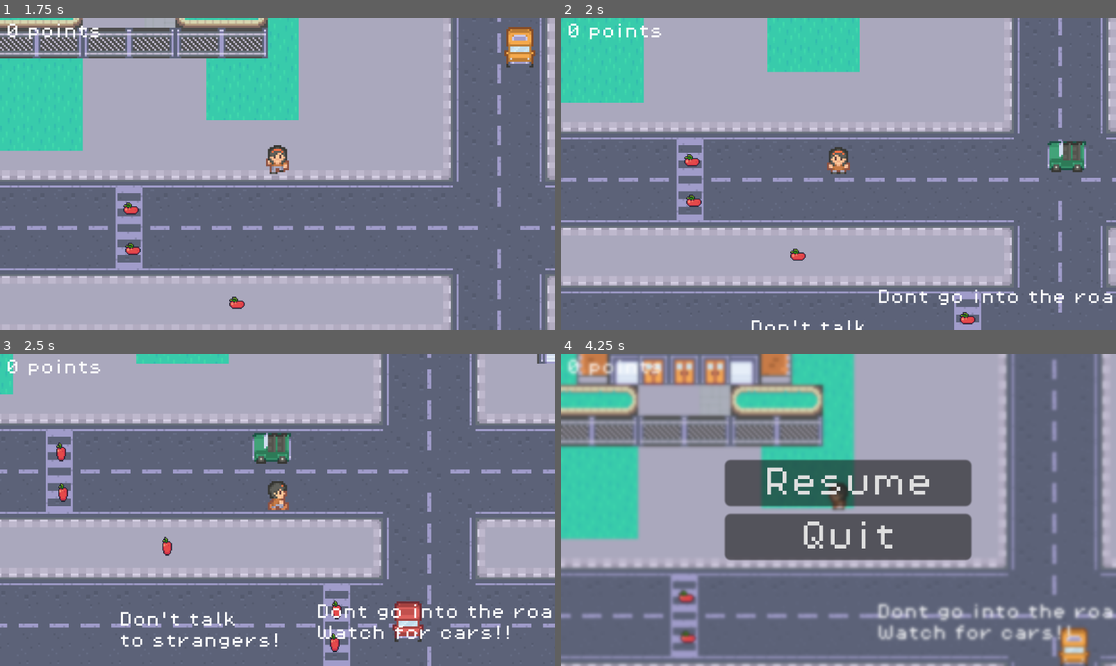
Above: before the commit, frames 1-4 (two rows, left to right).
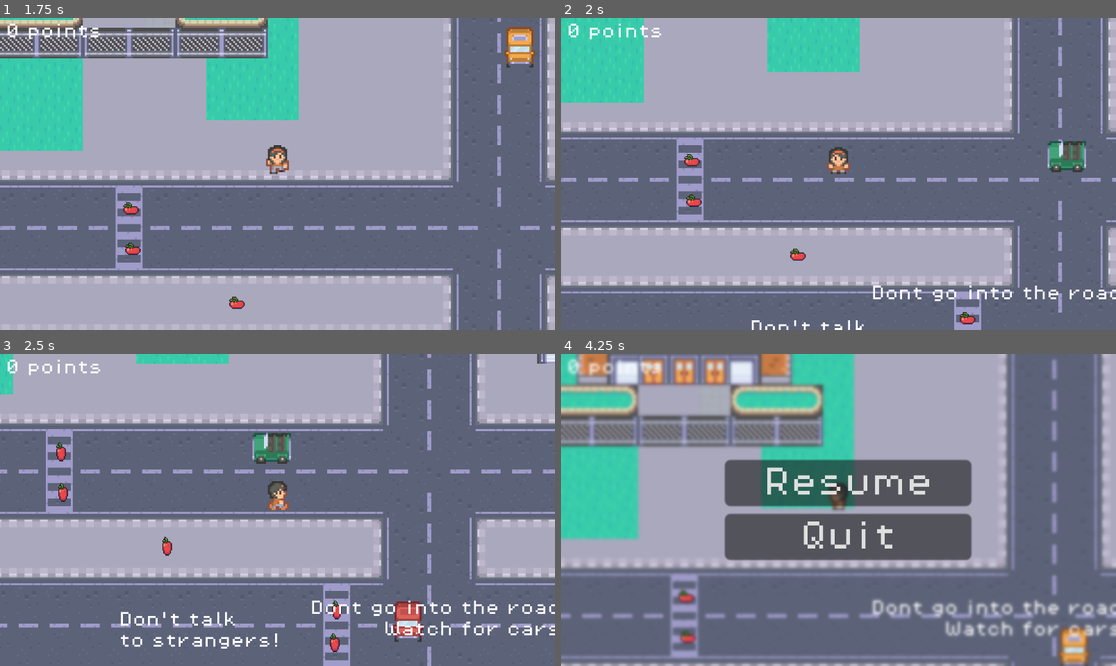
Above: after the commit, the same moments.

Repository: sapatel8/CitySafetyGame
Game: Godot game, scene res://scenes/level4.tscn
Same seed, same stepped clock (60 frames per second), same inputs: the game is played once before the commit and once after it. This scene is started directly instead of the project's main scene.
Inputs:
- Up to frame 1 (1.75 s): hold D (walking_right) 0.53-1.28 s; hold S (walking_down) from 1.28 s (still down)
- Up to frame 2 (2 s): keep holding S (walking_down)
- Up to frame 3 (2.5 s): release S (walking_down) at 2.03 s; hold D (walking_right) from 2.03 s (still down)
- Up to frame 4 (4.25 s): release D (walking_right) at 2.78 s; hold W (walking_up) 2.78-3.53 s; hold A (walking_left) from 3.53 s (still down); tap Escape (pause) at 4.15 s

Frame 1 is identical in both runs. In frame 2, 0.8% of the frame differs, in the area x 56-100%, y 85-92%; in frame 3, 1.5%; in frame 4, 2.5%, in the area x 55-100%, y 78-92%.

Commit message:
implemented end screen stats

Diff:
--- a/city-safety-game/project.godot
+++ b/city-safety-game/project.godot
@@ -18,6 +18,7 @@
 [autoload]
 
 AudioManager="*res://scripts/audio_manager.gd"
+Global="*res://scripts/global_var.gd"
 
 [input]
 
--- a/city-safety-game/scenes/apple.tscn
+++ b/city-safety-game/scenes/apple.tscn
@@ -1,7 +1,8 @@
-[gd_scene load_steps=19 format=3 uid="uid://dmmew0htxs5ah"]
+[gd_scene load_steps=20 format=3 uid="uid://dmmew0htxs5ah"]
 
 [ext_resource type="Texture2D" uid="uid://bnxd2lxlwnuqt" path="res://assets/Food/Apple.png" id="1_d0spr"]
 [ext_resource type="Script" uid="uid://5ryc0akafsah" path="res://scripts/apple.gd" id="1_ir1en"]
+[ext_resource type="AudioStream" uid="uid://b786ip4rx1vop" path="res://assets/sounds/crunch-munch-100545.mp3" id="3_3dmh2"]
 
 [sub_resource type="AtlasTexture" id="AtlasTexture_3vu41"]
 atlas = ExtResource("1_d0spr")
@@ -116,6 +117,30 @@
 "transitions": PackedFloat32Array(1),
 "update": 1,
 "values": [true]
+}
+tracks/2/type = "value"
+tracks/2/imported = false
+tracks/2/enabled = false
+tracks/2/path = NodePath("../AudioStreamPlayer2D:playing")
+tracks/2/interp = 1
+tracks/2/loop_wrap = true
+tracks/2/keys = {
+"times": PackedFloat32Array(0),
+"transitions": PackedFloat32Array(1),
+"update": 1,
+"values": [true]
+}
+tracks/3/type = "value"
+tracks/3/imported = false
+tracks/3/enabled = false
+tracks/3/path = NodePath("../AudioStreamPlayer2D:stream_paused")
+tracks/3/interp = 1
+tracks/3/loop_wrap = true
+tracks/3/keys = {
+"times": PackedFloat32Array(0),
+"transitions": PackedFloat32Array(1),
+"update": 1,
+"values": [false]
 }
 
 [sub_resource type="Animation" id="Animation_d0spr"]
@@ -144,6 +169,30 @@
 "update": 1,
 "values": [false]
 }
+tracks/2/type = "value"
+tracks/2/imported = false
+tracks/2/enabled = true
+tracks/2/path = NodePath("../AudioStreamPlayer2D:playing")
+tracks/2/interp = 1
+tracks/2/loop_wrap = true
+tracks/2/keys = {
+"times": PackedFloat32Array(0.133333),
+"transitions": PackedFloat32Array(1),
+"update": 1,
+"values": [true]
+}
+tracks/3/type = "value"
+tracks/3/imported = false
+tracks/3/enabled = true
+tracks/3/path = NodePath("../AudioStreamPlayer2D:stream_paused")
+tracks/3/interp = 1
+tracks/3/loop_wrap = true
+tracks/3/keys = {
+"times": PackedFloat32Array(1),
+"transitions": PackedFloat32Array(1),
+"update": 1,
+"values": [true]
+}
 
 [sub_resource type="AnimationLibrary" id="AnimationLibrary_fwpdb"]
 _data = {
@@ -171,4 +220,8 @@
 &"": SubResource("AnimationLibrary_fwpdb")
 }
 
+[node name="AudioStreamPlayer2D" type="AudioStreamPlayer2D" parent="."]
+stream = ExtResource("3_3dmh2")
+volume_db = 6.16
+
 [connection signal="body_entered" from="." to="." method="_on_body_entered"]
--- /dev/null
+++ b/city-safety-game/scenes/audio_manager.tscn
@@ -0,0 +1,6 @@
+[gd_scene load_steps=2 format=3 uid="uid://kcru3jcjlold"]
+
+[ext_resource type="Script" uid="uid://dmc6070r1gabm" path="res://scripts/audio_manager.gd" id="1_8qd8g"]
+
+[node name="AudioManager" type="Node"]
+script = ExtResource("1_8qd8g")
--- a/city-safety-game/scenes/control.tscn
+++ b/city-safety-game/scenes/control.tscn
@@ -1,10 +1,9 @@
-[gd_scene load_steps=6 format=3 uid="uid://cwxr3g3qvat20"]
+[gd_scene load_steps=5 format=3 uid="uid://cwxr3g3qvat20"]
 
 [ext_resource type="FontFile" uid="uid://doecikw21csos" path="res://assets/fonts/PixelOperator8.ttf" id="1_5p55f"]
 [ext_resource type="Script" uid="uid://wqxerjp6dbch" path="res://scripts/control.gd" id="1_r67kn"]
 [ext_resource type="FontFile" uid="uid://dxg5l4vdlr1at" path="res://assets/fonts/PixelOperator8-Bold.ttf" id="3_brbbq"]
 [ext_resource type="Texture2D" uid="uid://cc16cy8foglt3" path="res://assets/8-bit-graphics-pixels-scene-with-police-office.jpg" id="4_8n18e"]
-[ext_resource type="Script" uid="uid://dmc6070r1gabm" path="res://scripts/audio_manager.gd" id="5_tjwpk"]
 
 [node name="MainMenu" type="Control"]
 layout_mode = 3
@@ -89,9 +88,6 @@
 horizontal_alignment = 1
 vertical_alignment = 1
 
-[node name="AudioManager" type="Node" parent="."]
-script = ExtResource("5_tjwpk")
-
 [connection signal="pressed" from="VBoxContainer/StartButton" to="." method="_on_start_button_pressed"]
 [connection signal="pressed" from="VBoxContainer/OptionButton" to="." method="_on_option_button_pressed"]
 [connection signal="pressed" from="VBoxContainer/QuitButton" to="." method="_on_quit_button_pressed"]
--- a/city-safety-game/scenes/endScreen.tscn
+++ b/city-safety-game/scenes/endScreen.tscn
@@ -28,23 +28,24 @@
 [node name="ColorRect" type="ColorRect" parent="."]
 material = SubResource("ShaderMaterial_ng7qx")
 layout_mode = 2
-offset_left = 200.0
-offset_top = 152.0
-offset_right = 968.0
-offset_bottom = 288.0
+offset_top = -8.0
+offset_right = 1160.0
+offset_bottom = 632.0
 
 [node name="Label" type="Label" parent="."]
-offset_left = 216.0
-offset_top = 176.0
-offset_right = 944.0
-offset_bottom = 270.0
+layout_mode = 0
+offset_left = 169.0
+offset_top = 346.0
+offset_right = 988.0
+offset_bottom = 506.0
 theme_override_constants/line_spacing = 10
 theme_override_fonts/font = ExtResource("2_3ukdq")
-theme_override_font_sizes/font_size = 16
-text = "Make sure to stay safe when traveling through the city!
-Walk along the sidewalk and crosswalks and look both
-ways for cars before crossing the street. Stay away from
-strangers and focus on getting home. "
+theme_override_font_sizes/font_size = 24
+text = "Make sure to stay safe when traveling
+through the city! Walk along the sidewalk
+and crosswalks and look both ways for
+cars before crossing the street. Stay away
+from strangers and focus on getting home. "
 
 [node name="Label2" type="Label" parent="."]
 layout_mode = 0
@@ -62,7 +63,7 @@
 
 [node name="VBoxContainer" type="VBoxContainer" parent="."]
 layout_mode = 0
-offset_left = 944.0
+offset_left = 888.0
 offset_top = 560.0
 offset_right = 1136.0
 offset_bottom = 616.0
@@ -70,8 +71,22 @@
 [node name="BackButton" type="Button" parent="VBoxContainer"]
 custom_minimum_size = Vector2(0, 40)
 layout_mode = 2
-theme_override_fonts/font = ExtResource("3_p1iid")
-theme_override_font_sizes/font_size = 16
+theme_override_colors/font_hover_color = Color(0.862745, 0.619608, 0.27451, 1)
+theme_override_fonts/font = ExtResource("2_3ukdq")
+theme_override_font_sizes/font_size = 24
 text = "Restart"
 
+[node name="Stats" type="Label" parent="."]
+layout_mode = 0
+offset_left = 170.0
+offset_top = 168.0
+offset_right = 893.0
+offset_bottom = 300.0
+theme_override_constants/line_spacing = 20
+theme_override_fonts/font = ExtResource("2_3ukdq")
+theme_override_font_sizes/font_size = 24
+text = "You collected 0 apples.
+A car almost hit you 0 times.
+You unsafely crossed the road 0 times!"
+
 [connection signal="pressed" from="VBoxContainer/BackButton" to="." method="_on_back_button_pressed"]
--- /dev/null
+++ b/city-safety-game/scenes/global_var.tscn
@@ -0,0 +1,6 @@
+[gd_scene load_steps=2 format=3 uid="uid://d28ulh60obwtb"]
+
+[ext_resource type="Script" uid="uid://gmfhtkvsqvu3" path="res://scripts/global_var.gd" id="1_3xb3u"]
+
+[node name="globalVar" type="Node"]
+script = ExtResource("1_3xb3u")
--- a/city-safety-game/scenes/level2.tscn
+++ b/city-safety-game/scenes/level2.tscn
@@ -1233,6 +1233,21 @@
 [sub_resource type="RectangleShape2D" id="RectangleShape2D_ve5ok"]
 size = Vector2(147, 52)
 
+[sub_resource type="Animation" id="Animation_ve5ok"]
+length = 0.001
+tracks/0/type = "value"
+tracks/0/imported = false
+tracks/0/enabled = true
+tracks/0/path = NodePath(".:position")
+tracks/0/interp = 1
+tracks/0/loop_wrap = true
+tracks/0/keys = {
+"times": PackedFloat32Array(0),
+"transitions": PackedFloat32Array(1),
+"update": 0,
+"values": [Vector2(123, -213)]
+}
+
 [sub_resource type="Animation" id="Animation_56gwk"]
 resource_name = "driving"
 length = 3.0
@@ -1250,7 +1265,13 @@
 "values": [Vector2(123, -213), Vector2(123, -20), Vector2(123, -20), Vector2(123, 64)]
 }
 
-[sub_resource type="Animation" id="Animation_ve5ok"]
+[sub_resource type="AnimationLibrary" id="AnimationLibrary_cleqw"]
+_data = {
+&"RESET": SubResource("Animation_ve5ok"),
+&"driving": SubResource("Animation_56gwk")
+}
+
+[sub_resource type="Animation" id="Animation_g8vcy"]
 length = 0.001
 tracks/0/type = "value"
 tracks/0/imported = false
@@ -1262,13 +1283,7 @@
 "times": PackedFloat32Array(0),
 "transitions": PackedFloat32Array(1),
 "update": 0,
-"values": [Vector2(123, -213)]
-}
-
-[sub_resource type="AnimationLibrary" id="AnimationLibrary_cleqw"]
-_data = {
-&"RESET": SubResource("Animation_ve5ok"),
-&"driving": SubResource("Animation_56gwk")
+"values": [Vector2(393, -100)]
 }
 
 [sub_resource type="Animation" id="Animation_wvb8j"]
@@ -1288,21 +1303,6 @@
 "values": [Vector2(393, -100), Vector2(300, -100), Vector2(300, -100), Vector2(150, -101), Vector2(148, -213)]
 }
 
-[sub_resource type="Animation" id="Animation_g8vcy"]
-length = 0.001
-tracks/0/type = "value"
-tracks/0/imported = false
-tracks/0/enabled = true
-tracks/0/path = NodePath(".:position")
-tracks/0/interp = 1
-tracks/0/loop_wrap = true
-tracks/0/keys = {
-"times": PackedFloat32Array(0),
-"transitions": PackedFloat32Array(1),
-"update": 0,
-"values": [Vector2(393, -100)]
-}
-
 [sub_resource type="AnimationLibrary" id="AnimationLibrary_cqal4"]
 _data = {
 &"RESET": SubResource("Animation_g8vcy"),
@@ -1337,12 +1337,13 @@
 
 [node name="alert" type="Label" parent="Player/Camera2D2"]
 unique_name_in_owner = true
-offset_left = 20.0
-offset_top = 28.0
-offset_right = 143.0
-offset_bottom = 79.0
+offset_left = 17.0
+offset_top = 27.0
+offset_right = 140.0
+offset_bottom = 78.0
 theme_override_fonts/font = ExtResource("3_6ep0u")
 theme_override_font_sizes/font_size = 8
+horizontal_alignment = 2
 vertical_alignment = 2
 
 [node name="PauseMenu" parent="Player/Camera2D2" instance=ExtResource("4_hrcei")]
--- a/city-safety-game/scenes/level3.tscn
+++ b/city-safety-game/scenes/level3.tscn
@@ -1368,12 +1368,13 @@
 
 [node name="alert" type="Label" parent="Player/Camera2D2"]
 unique_name_in_owner = true
-offset_left = 20.0
-offset_top = 28.0
-offset_right = 143.0
-offset_bottom = 79.0
+offset_left = 13.0
+offset_top = 24.0
+offset_right = 136.0
+offset_bottom = 75.0
 theme_override_fonts/font = ExtResource("3_b72m1")
 theme_override_font_sizes/font_size = 8
+horizontal_alignment = 2
 vertical_alignment = 2
 
 [node name="PauseMenu" parent="Player/Camera2D2" instance=ExtResource("4_5mhml")]
--- a/city-safety-game/scenes/level4.tscn
+++ b/city-safety-game/scenes/level4.tscn
@@ -1496,12 +1496,13 @@
 
 [node name="alert" type="Label" parent="Player/Camera2D2"]
 unique_name_in_owner = true
-offset_left = 20.0
-offset_top = 28.0
-offset_right = 143.0
-offset_bottom = 79.0
+offset_left = 17.0
+offset_top = 26.0
+offset_right = 140.0
+offset_bottom = 77.0
 theme_override_fonts/font = ExtResource("3_5cjb5")
 theme_override_font_sizes/font_size = 8
+horizontal_alignment = 2
 vertical_alignment = 2
 
 [node name="PauseMenu" parent="Player/Camera2D2" instance=ExtResource("4_q6sfj")]
--- a/city-safety-game/scenes/main.tscn
+++ b/city-safety-game/scenes/main.tscn
@@ -1235,12 +1235,13 @@
 
 [node name="alert" type="Label" parent="Player/Camera2D2"]
 unique_name_in_owner = true
-offset_left = 19.0
-offset_top = 27.0
-offset_right = 142.0
-offset_bottom = 78.0
+offset_left = 17.0
+offset_top = 26.0
+offset_right = 140.0
+offset_bottom = 77.0
 theme_override_fonts/font = ExtResource("2_21xkr")
 theme_override_font_sizes/font_size = 8
+horizontal_alignment = 2
 vertical_alignment = 2
 
 [node name="PauseMenu" parent="Player/Camera2D2" instance=ExtResource("1_sugp2")]
@@ -1256,6 +1257,9 @@
 
 [node name="Apples" type="Node" parent="."]
 
+[node name="apple6" parent="Apples" instance=ExtResource("6_21xkr")]
+position = Vector2(0, 14)
+
 [node name="apple2" parent="Apples" instance=ExtResource("6_21xkr")]
 position = Vector2(132, 13)
 
@@ -1283,6 +1287,7 @@
 tile_set = SubResource("TileSet_sugp2")
 
 [node name="worldBoundary" parent="." instance=ExtResource("8_tipki")]
+visible = false
 
 [node name="CollisionPolygon2D" type="CollisionPolygon2D" parent="worldBoundary"]
 polygon = PackedVector2Array(358, 104, -124, 105, -128, -263, 154, -265, 152, -426, 361, -420, 358, 104, 320, 48, 320, -385, 176, -384, 176, -224, -96, -224, -96, 48, 319, 48)
--- a/city-safety-game/scripts/audio_manager.gd
+++ b/city-safety-game/scripts/audio_manager.gd
@@ -7,4 +7,5 @@
 	add_child(music_player)
 	music_player.volume_db = -10
 	music_player.stream = preload("res://assets/sounds/best-game-console-301284.mp3")
+	#music_player.loop = true
 	music_player.play()
--- a/city-safety-game/scripts/end_screen.gd
+++ b/city-safety-game/scripts/end_screen.gd
@@ -1,4 +1,11 @@
 extends Control
+
+@onready var stats: Label = $Stats
 
 func _on_back_button_pressed() -> void:
 	get_tree().change_scene_to_file("res://scenes/control.tscn")
+
+func _ready() -> void:
+	stats.text = "You collected " + str(Global.score) + " out of 60 apples.
+					A car almost hit you " + str(Global.carHit) + " times.
+					You unsafely crossed the road "+ str(Global.road) + " times!"
--- a/city-safety-game/scripts/game_manager.gd
+++ b/city-safety-game/scripts/game_manager.gd
@@ -1,9 +1,9 @@
 extends Node
-
-var score;
+#
+#var score;
 var paused = false
-var current_level := -1
-var level = 0
+#var current_level := -1
+#var level = 0
 
 
 @onready var score_label: Label = %"score label"
@@ -12,35 +12,35 @@
 @onready var timer: Timer = %Timer
 
 func _ready() -> void:
-	if score == null:
+	if Global.score == 0:
 		score_label.text = "0 points"
-	elif score == 1:
-		score_label.text = str(score) + " point"
-	elif score > 1:
-		score_label.text = str(score) + " points"
+	elif Global.score == 1:
+		score_label.text = str(Global.score) + " point"
+	elif Global.score > 1:
+		score_label.text = str(Global.score) + " points"
 
 func add_point():
-	if score == null:
-		score = 1;
+	Global.score += 1
+	if (Global.score <= 1):
+		score_label.text = str(Global.score) + " point"
 	else:
-		score += 1
-	if (score <= 1):
-		score_label.text = str(score) + " point"
-	else:
-		score_label.text = str(score) + " points"
+		score_label.text = str(Global.score) + " points"
 
 func stranger_alert():
 	timer.start()
 	alert.text += "Be careful of strangers!!\n"
 
+
 func car_alert():
 	timer.start()
 	alert.text += "Watch for cars!!\n"
+	Global.carHit += 1
 
 func road_alert():
 	timer.start()
 	#while !timer.is_stopped():
 	alert.text += "Dont go into the road!!\n"
+	Global.road += 1
 
 func _on_timer_timeout() -> void:
 	alert.text = ""
--- /dev/null
+++ b/city-safety-game/scripts/global_var.gd
@@ -0,0 +1,6 @@
+# Global.gd
+extends Node
+
+var score = 0
+var carHit = 0
+var road = 0
Not shown, added: city-safety-game/assets/sounds/crunch-munch-100545.mp3.import
Not shown, added: city-safety-game/scripts/global_var.gd.uid
Not shown, added: city-safety-game/assets/sounds/crunch-munch-100545.mp3
